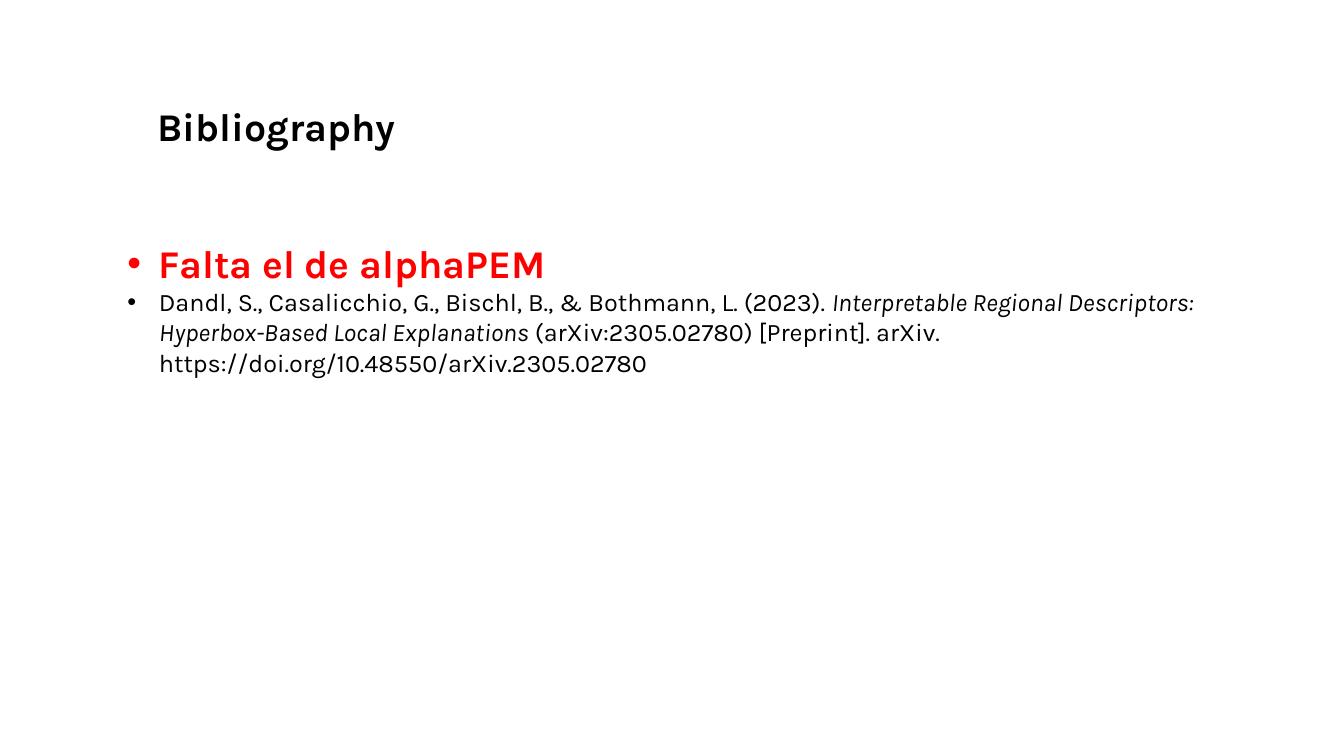
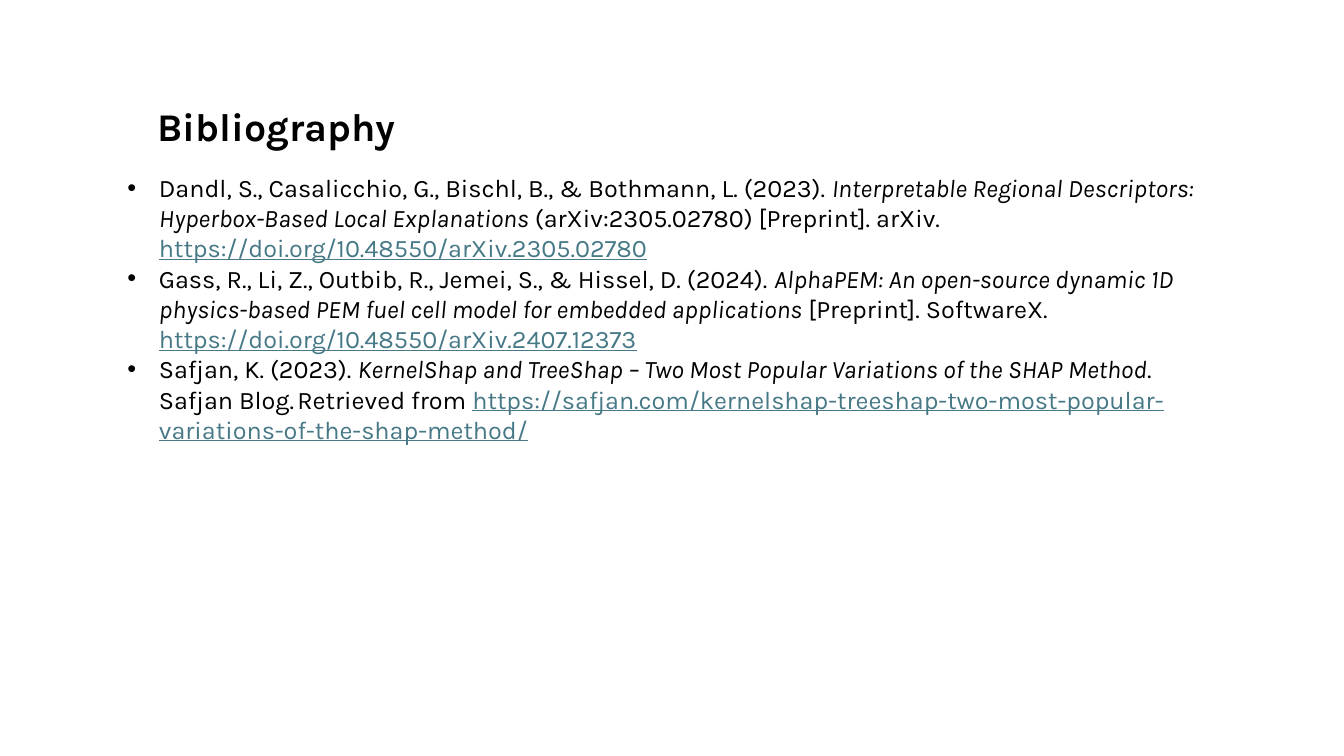
Before and after one commit to DejvisT/Sensitivity-Analysis-and-Surrogate-Modeling-of-PEM-Fuel-Cells, a slide deck: slide 55 of final_presentation_v1.pptx (slide 47 before the commit). Drawn at 1344x756 pixels with LibreOffice and Linux fonts; fonts in the diff are those of the drawing; background and template pictures are left out. Boxes give left, top, right and bottom in pixels: in the first picture for what was removed or moved away, otherwise in the second. Text is boxed around its words. In the diff, an @@ line names an element or a change of style, - is before the commit and + after.

```diff
--- a/final_presentation_v1.pptx
+++ b/final_presentation_v1.pptx
@@ text "Dandl, S., Casalicchio, G., Bischl, ...": place and size @@
-text "Dandl, S., Casalicchio, G., Bischl, ..." at [159, 251, 1194, 378]
+text "Dandl, S., Casalicchio, G., Bischl, ..." at [159, 179, 1194, 445]
@@ text at [159, 179, 1194, 263]: text colour #000000 to #467886, underline on in "https://doi.org/10.48550/arXiv.2305.02780" @@
@@ text at [159, 251, 546, 288]: paragraph removed @@
-• Falta el de alphaPEM
@@ text at [159, 270, 1174, 445]: paragraphs added @@
+• Gass, R., Li, Z., Outbib, R., Jemei, S., & Hissel, D. (2024). AlphaPEM: An open-source dynamic 1D physics-based PEM fuel cell model for embedded applications [Preprint]. SoftwareX. https://doi.org/10.48550/arXiv.2407.12373
+• Safjan, K. (2023). KernelShap and TreeShap – Two Most Popular Variations of the SHAP Method. Safjan Blog. Retrieved from https://safjan.com/kernelshap-treeshap-two-most-popular-variations-of-the-shap-method/
```
Also in this commit, not shown: 4 other slides changed, 8 slides added, 2 other files.
